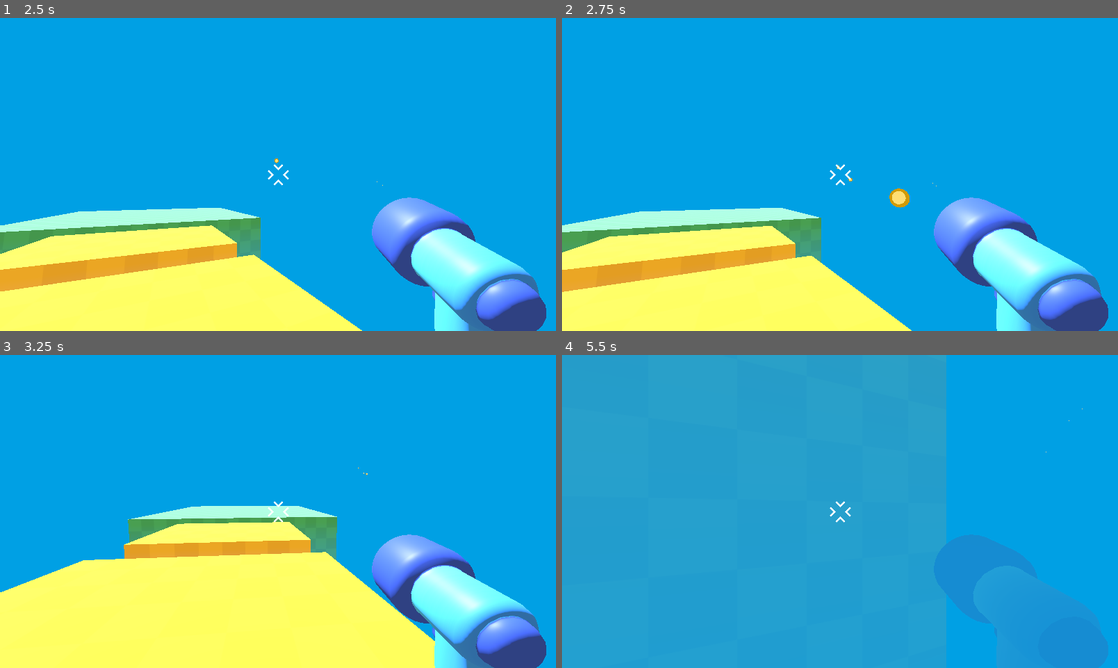
Above: before the commit, frames 1-4 (two rows, left to right).
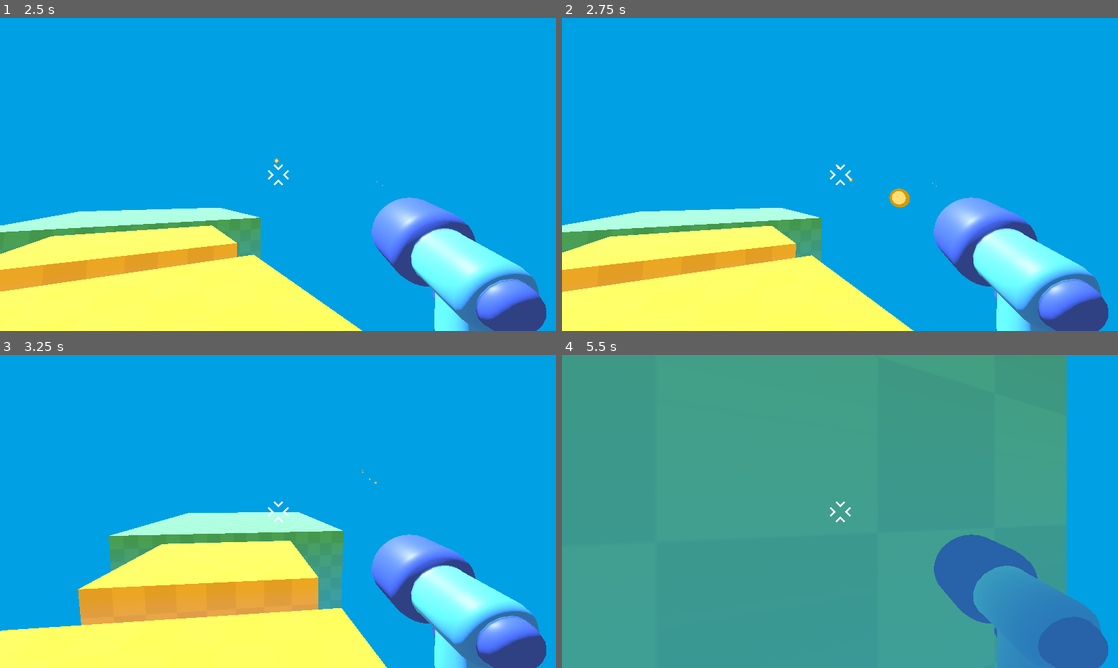
Above: after the commit, the same moments.

Repository: johnf008/Real3DGame
Game: Godot game, scene res://level/temporary_level.tscn
Two runs of this game, one before a commit and one after it. Both use one fixed random seed, a clock stepped at 60 frames per second and the inputs below. This scene is started directly instead of the project's main scene.
Inputs (mouse positions are in pixels of both pictures, inside the frame that each line leads up to):
- Up to frame 1 (2.5 s): tap Enter at 0.5 s; move the mouse to (305, 174) at 0.52 s; press the mouse at (305, 174) at 0.53 s; hold W (move_forward) from 0.53 s (still down); tap Space (jump) at 0.77, 1.52 s; move the mouse to (250, 174) at 1.27 s; release the mouse at (250, 174) at 1.28 s; tap Shift (sprint) at 1.35 s; move the mouse to (289, 168) at 2.02 s; press the mouse at (289, 168) at 2.03 s
- Up to frame 2 (2.75 s): keep holding W (move_forward)
- Up to frame 3 (3.25 s): keep holding W (move_forward); move the mouse to (272, 517) at 2.77 s; release the mouse at (272, 517) at 2.78 s; tap Shift (sprint) at 2.85 s; tap Space (jump) at 3.02 s
- Up to frame 4 (5.5 s): keep holding W (move_forward); move the mouse to (878, 514) at 3.52 s; press the mouse at (878, 514) at 3.53 s; tap Space (jump) at 3.77, 4.52 s; move the mouse to (795, 508) at 4.27 s; release the mouse at (795, 508) at 4.28 s; tap Shift (sprint) at 4.35 s; move the mouse to (845, 511) at 5.02 s; press the mouse at (845, 511) at 5.03 s

Frame 1 is identical in both runs. In frame 2, less than 0.1% of the frame differs, in the area x 0-64%, y 47-100%; in frame 3, 16%; in frame 4, 92%, in the area x 0-99%, y 0-100%.

Commit message:
HOLY COW COLLISION WORKS
I just needed another area 3d in the player

Diff:
--- a/Game.tscn
+++ b/Game.tscn
@@ -22,6 +22,9 @@
 
 [sub_resource type="BoxShape3D" id="BoxShape3D_r0x5m"]
 size = Vector3(5.382, 1, 4.935)
+
+[sub_resource type="BoxMesh" id="BoxMesh_r0x5m"]
+size = Vector3(4.355, 1, 2.9)
 
 [node name="Game" type="Node3D"]
 
@@ -153,10 +156,14 @@
 script = ExtResource("6_r0x5m")
 
 [node name="Area3D" type="Area3D" parent="."]
-transform = Transform3D(1, 0, 0, 0, 1, 0, 0, 0, 1, 13.2208, 1.1765, -0.114174)
+transform = Transform3D(1, 0, 0, 0, 1, 0, 0, 0, 1, 15.8098, 1.1765, -0.114174)
 
 [node name="CollisionShape3D" type="CollisionShape3D" parent="Area3D"]
 transform = Transform3D(1, 0, 0, 0, 1, 0, 0, 0, 1, 0.493811, -0.279358, -0.996391)
 shape = SubResource("BoxShape3D_r0x5m")
 
+[node name="MeshInstance3D" type="MeshInstance3D" parent="Area3D"]
+layers = 3
+mesh = SubResource("BoxMesh_r0x5m")
+
 [connection signal="area_entered" from="Area3D" to="vanish_platform_one" method="_on_area_3d_area_entered"]
--- a/player/player.tscn
+++ b/player/player.tscn
@@ -6,12 +6,8 @@
 
 [sub_resource type="CapsuleShape3D" id="CapsuleShape3D_kqu6x"]
 
-[node name="Player" type="CharacterBody3D" groups=["player"]]
+[node name="Player" type="CharacterBody3D"]
 script = ExtResource("1_rkbax")
-
-[node name="CollisionShape3D" type="CollisionShape3D" parent="."]
-transform = Transform3D(1, 0, 0, 0, 1, 0, 0, 0, 1, 0, 0.972789, 0)
-shape = SubResource("CapsuleShape3D_kqu6x")
 
 [node name="Camera3D" type="Camera3D" parent="."]
 unique_name_in_owner = true
@@ -43,3 +39,13 @@
 unique_name_in_owner = true
 wait_time = 0.2
 one_shot = true
+
+[node name="Area3D" type="Area3D" parent="." groups=["player"]]
+transform = Transform3D(1, 0, 0, 0, 1, 0, 0, 0, 1, 0, 0.972789, 0)
+
+[node name="CollisionShape3D2" type="CollisionShape3D" parent="Area3D"]
+shape = SubResource("CapsuleShape3D_kqu6x")
+
+[node name="CollisionShape3D" type="CollisionShape3D" parent="."]
+transform = Transform3D(1, 0, 0, 0, 1, 0, 0, 0, 1, 0, 0.972789, 0)
+shape = SubResource("CapsuleShape3D_kqu6x")
--- a/vanish_platform_one.gd
+++ b/vanish_platform_one.gd
@@ -5,4 +5,5 @@
 	if area.is_in_group("player"):
 		use_collision = false
 		transparency = 1.0
-	print("Collission :3")
+		print("Collision of group player")
+	print("Collission :3" + str(area))
Not shown: 1 places in Game.tscn that only renumber resources
